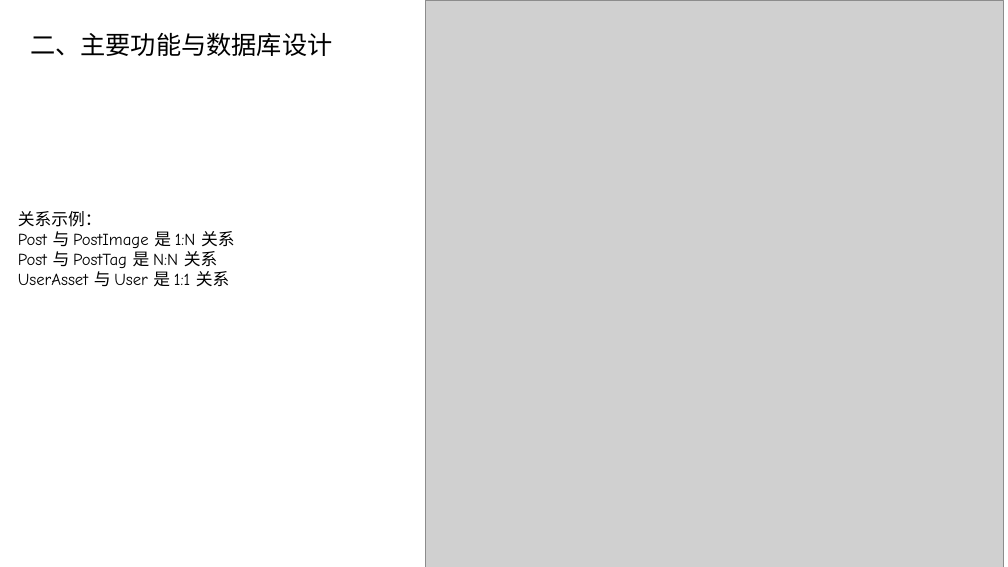
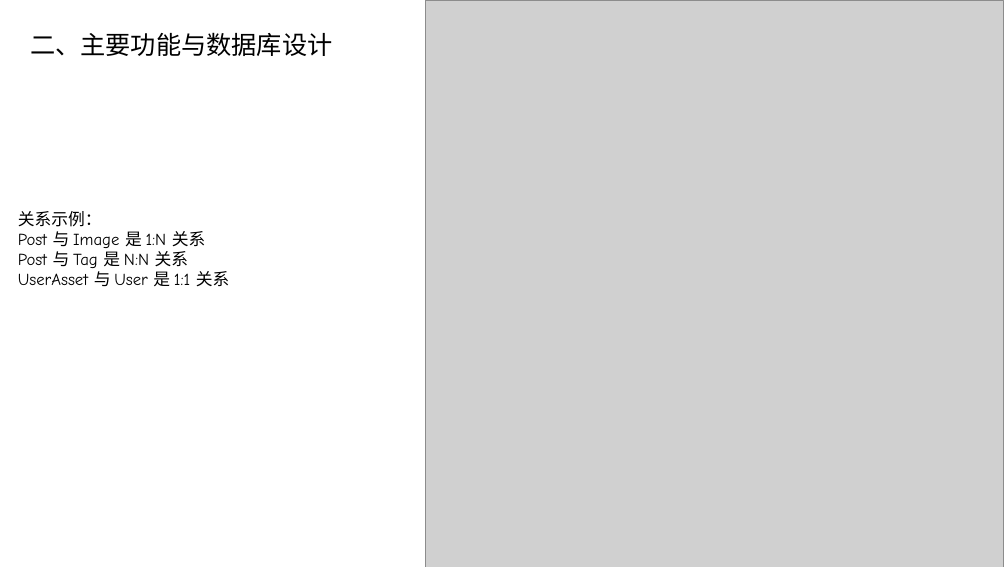
Before and after one commit to 57UU/southern_money, a slide deck: slide 4 of report/数据库演示.pptx. Drawn at 1008x567 pixels with LibreOffice and Linux fonts; fonts in the diff are those of the drawing; grey boxes stand for pictures. Boxes give left, top, right and bottom in pixels: in the first picture for what was removed or moved away, otherwise in the second. Text is boxed around its words. In the diff, an @@ line names an element or a change of style, - is before the commit and + after.

```diff
--- a/report/数据库演示.pptx
+++ b/report/数据库演示.pptx
@@ text at box(18, 231, 206, 268): text changed @@
-Post 与 PostImage 是 1:N 关系
-Post 与 PostTag 是 N:N 关系
+Post 与 Image 是 1:N 关系
+Post 与 Tag 是 N:N 关系
```
Also in this commit, not shown: 3 other slides changed, 1 slide added, 1 other file.
